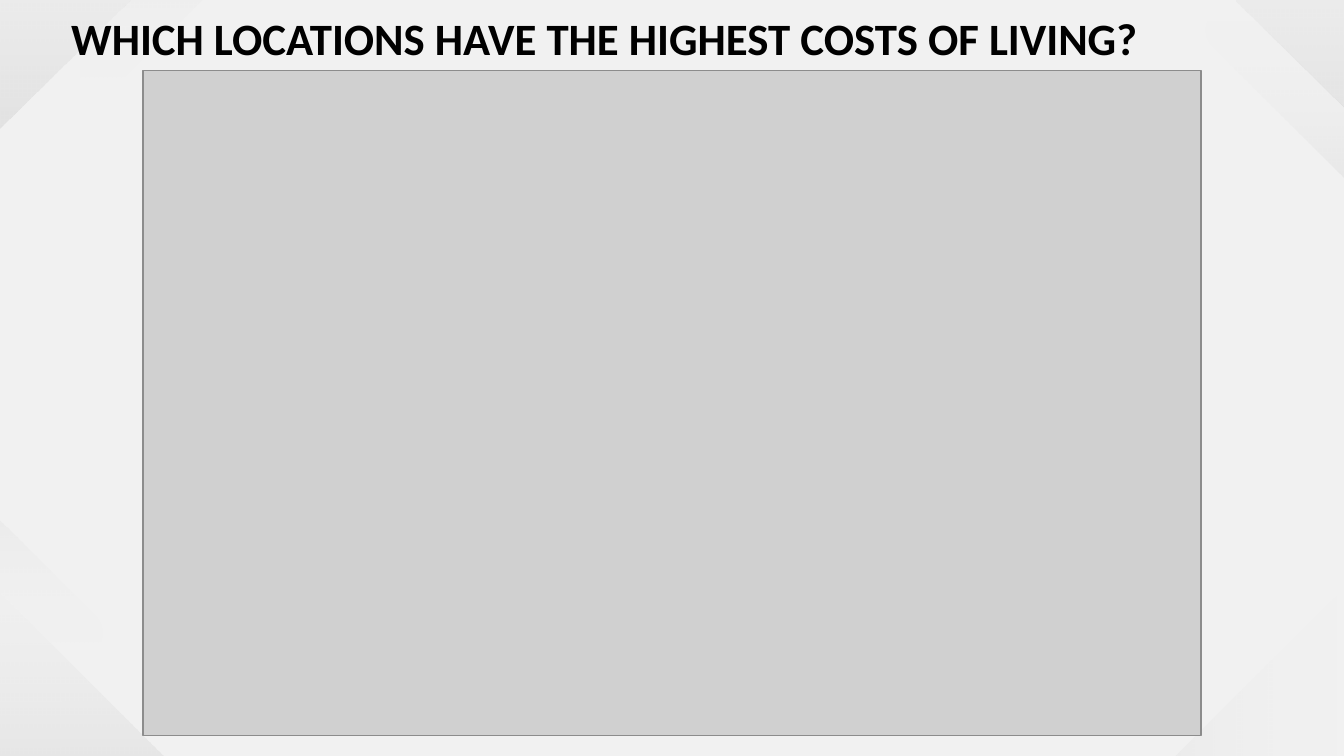
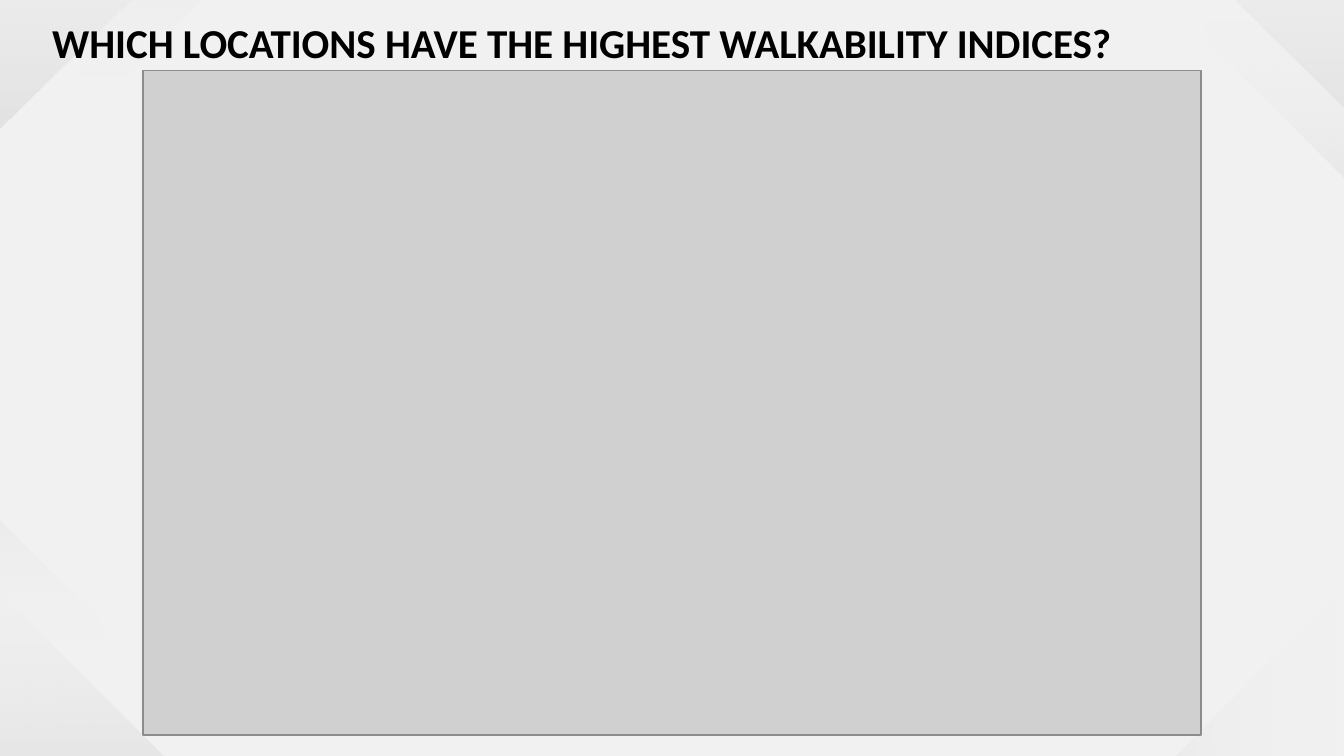
Before and after one commit to cynthia-rodriguez1/wfh-location-recommender, a slide deck: slide 21 of addtl/wfh_recommender_pres.pptx. Drawn at 1344x756 pixels with LibreOffice and Linux fonts; fonts in the diff are those of the drawing; grey boxes stand for pictures. Boxes give left, top, right and bottom in pixels: in the first picture for what was removed or moved away, otherwise in the second. Text is boxed around its words. In the diff, an @@ line names an element or a change of style, - is before the commit and + after.

```diff
--- a/addtl/wfh_recommender_pres.pptx
+++ b/addtl/wfh_recommender_pres.pptx
@@ text at <box>52,29,1111,59</box>: text changed; size 24 to 22 pt @@
-WHICH LOCATIONS HAVE THE HIGHEST COSTS OF LIVING?
+WHICH LOCATIONS HAVE THE HIGHEST WALKABILITY INDICES?
```
Also in this commit, not shown: 5 other slides changed, 2 slides added, 2 slides removed, 5 other files.
